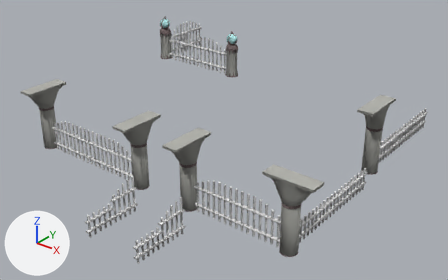
An edit to the glTF model www/models/iso_scenes/28.glb, drawn before and after from the same camera.
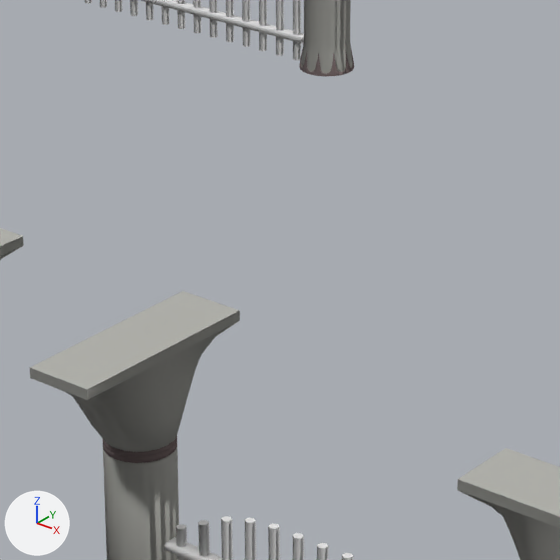
Each version appears first whole from a 50 mm camera at (76.69, -40.7, 23.09) aimed at (53.11, -11.24, 4.82), and next in a close-up on the part from 35% to 64% of the width and 21% to 68% of the height. Lighting does not change. The marker at lower left points along +X, +Y and +Z. Where no turn or scale is listed for an object, it has been applied to the vertices. Vertices at the same position are counted once.

In view in the first close-up: 'colored', 'textured_7fd32a4d', 'textured_85cc445b'.
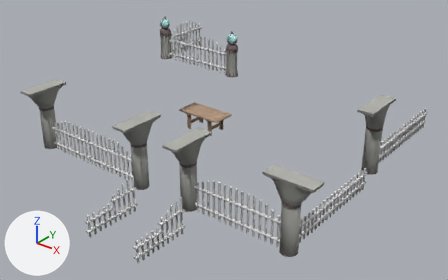
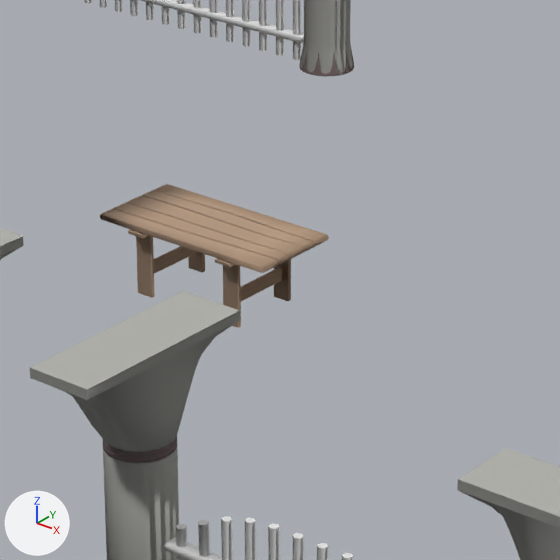
Patch to the scene script:
```diff
--- a/www/models/iso_scenes/28.glb.py
+++ b/www/models/iso_scenes/28.glb.py
@@ me_mesh_0 @@
 # used by ob_colored; location = (0.0, 0.0, 0.0)
-me_mesh_0.from_pydata(...)  # 5379 vertices, 10432 faces; spans x 41.0..64.0, y -19.0..-4.0, z 3.5..10.0
+me_mesh_0.from_pydata(...)  # 5837 vertices, 11312 faces; spans x 41.0..64.0, y -19.0..-4.0, z 2.0..10.0
+# me_mesh_0 part 1: a new loose piece, a box spanning x 47.884..48.236, y -6.778..-6.698, z 2.0..3.403, in mat_material_0
+# me_mesh_0 part 2: a new loose piece, a box spanning x 47.884..48.236, y -5.302..-5.222, z 2.0..3.403, in mat_material_0
+# me_mesh_0 part 3: a new loose piece, a box spanning x 45.764..46.116, y -6.778..-6.698, z 2.0..3.403, in mat_material_0
+# me_mesh_0 part 4: a new loose piece, a box spanning x 45.764..46.116, y -5.302..-5.222, z 2.0..3.403, in mat_material_0
+# me_mesh_0 part 5: a new loose piece, a box spanning x 48.002..48.079, y -6.709..-5.291, z 2.388..2.638, in mat_material_0
+# me_mesh_0 part 6: a new loose piece, a box spanning x 45.921..45.998, y -6.709..-5.291, z 2.388..2.638, in mat_material_0
+# me_mesh_0 part 7: a new loose piece, a box spanning x 47.883..48.237, y -7.0..-5.0, z 3.299..3.359, in mat_material_0
+# me_mesh_0 part 8: a new loose piece, a box spanning x 45.763..46.117, y -7.0..-5.0, z 3.299..3.359, in mat_material_0
+# me_mesh_0 part 9: a new loose piece of 394 vertices spanning x 45.0..49.0, y -7.0..-5.0, z 3.4..3.5, in mat_material_0
 me_mesh_0.materials.append(mat_material_0)
```

Location of each change, (x1, y1, x2, y2) in pixels of the close-ups (560 x 560 px):
part 1 of me_mesh_0, added (brown)
    after: (223, 265, 241, 328)
part 2 of me_mesh_0, added (brown)
    after: (274, 259, 291, 301)
part 3 of me_mesh_0, added (brown)
    after: (136, 235, 155, 298)
part 4 of me_mesh_0, added
    after: (188, 252, 205, 273)
part 5 of me_mesh_0, added (brown)
    after: (241, 267, 282, 301)
part 6 of me_mesh_0, added (brown)
    after: (154, 246, 198, 273)
part 7 of me_mesh_0, added
    after: (215, 258, 236, 267)
part 8 of me_mesh_0, added
    after: (128, 229, 148, 238)
part 9 of me_mesh_0, added (beige)
    after: (100, 184, 329, 273)
